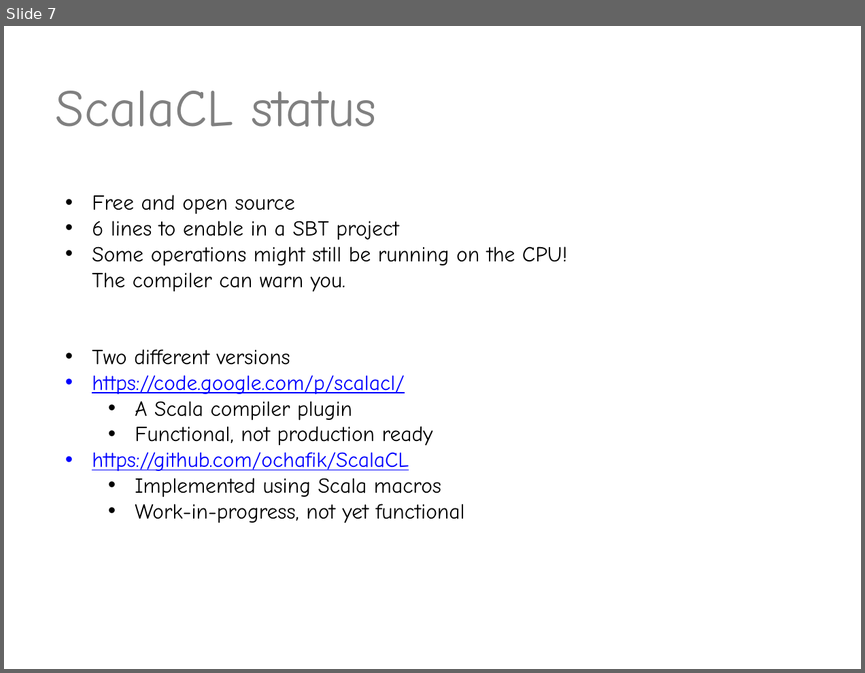
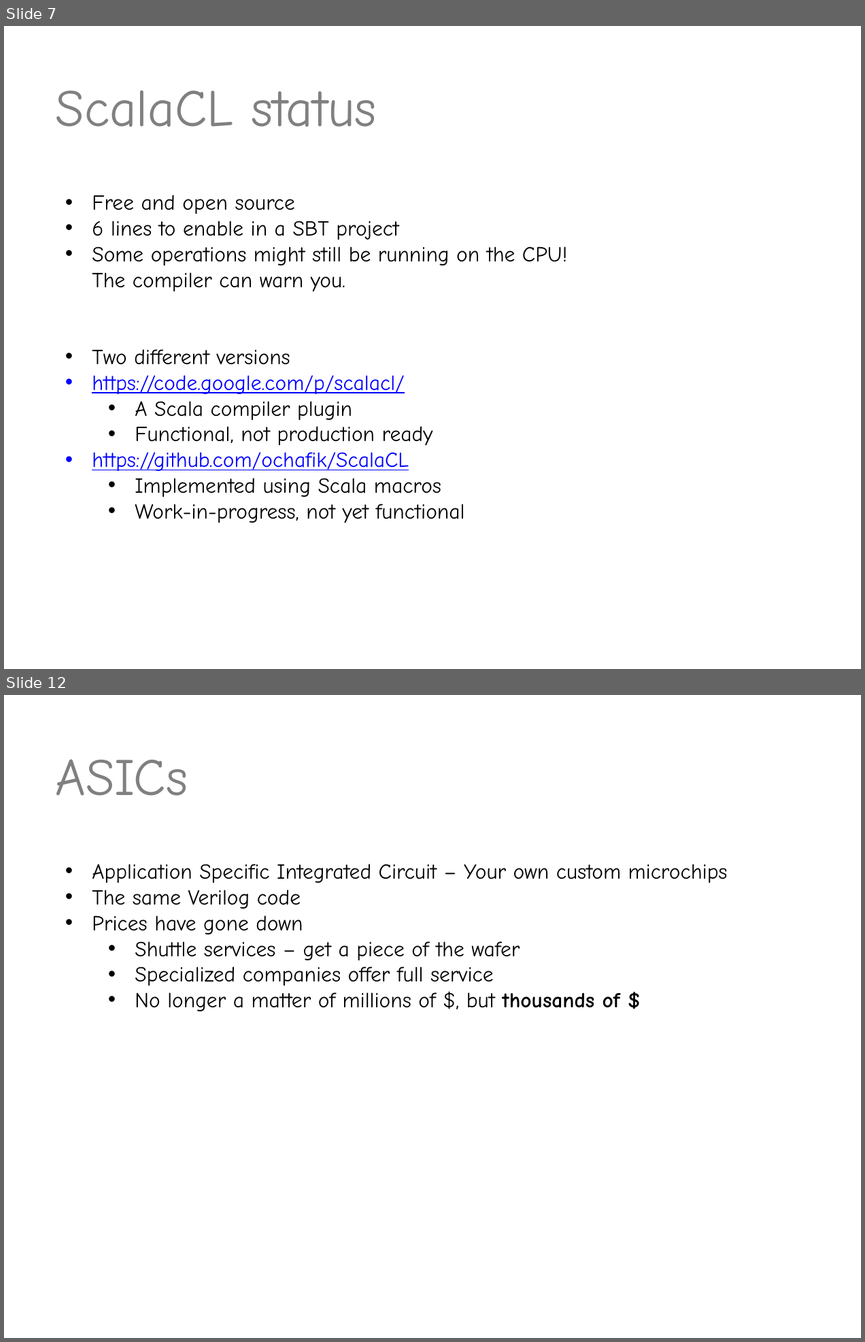
Before and after one commit to valdisxp1/scalaCL-chisel-presentation, a slide deck: ScalaCL_Chissel.pptx. Shown one above the other, each under a label of ours: slide 7 before the commit, slides 7 and 12 after it; the slides between them are not shown. The pictures are 865x673 and 865x1342 pixels, drawn with LibreOffice and Linux fonts; fonts in the diff are those of the drawing. Boxes give left, top, right and bottom in pixels: in the first picture for what was removed or moved away, otherwise in the second. Text is boxed around its words. In the diff, an @@ line names an element or a change of style, - is before the commit and + after.

```diff
--- a/ScalaCL_Chissel.pptx
+++ b/ScalaCL_Chissel.pptx
@@ slide 12 added at [4,695,861,1338], background #FFFFFF @@
@@ title added at [56,759,188,796], 44 pt, text #808080 @@
+ASICs
@@ text added at [92,864,728,1011], 18 pt, text #000000 @@
+• Application Specific Integrated Circuit – Your own custom microchips
+• The same Verilog code
+• Prices have gone down
+  • Shuttle services – get a piece of the wafer
+  • Specialized companies offer full service
+  • No longer a matter of millions of $, but thousands of $
```
Also in this commit, not shown: 2 slides changed, 3 other slides added, 1 slide removed.
